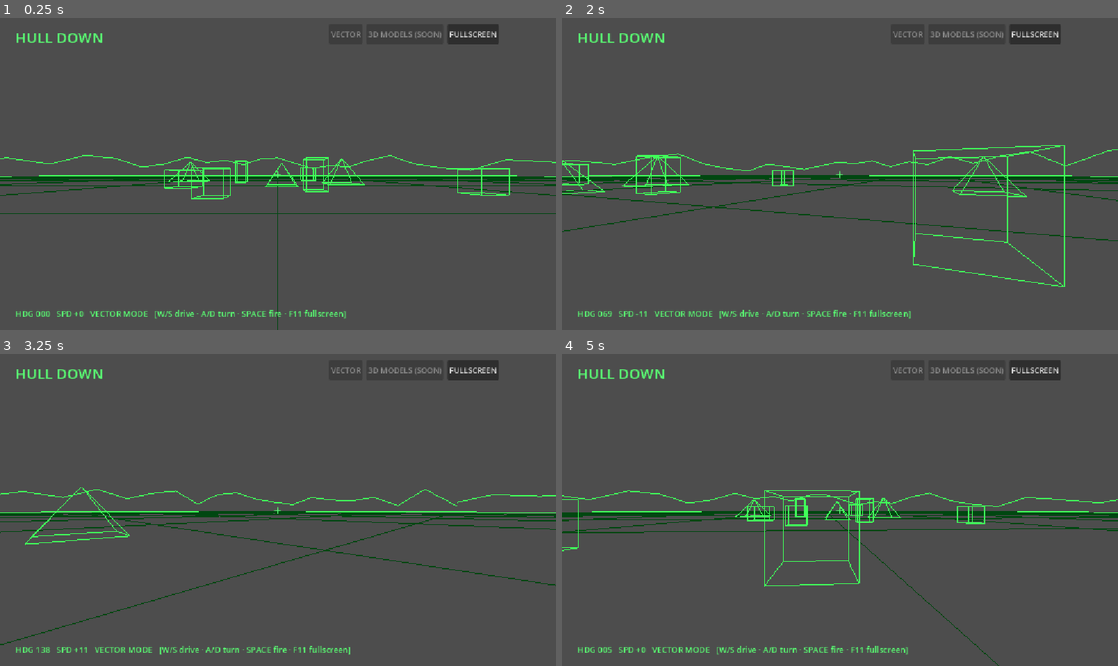
Above: before the commit, frames 1-4 (two rows, left to right).
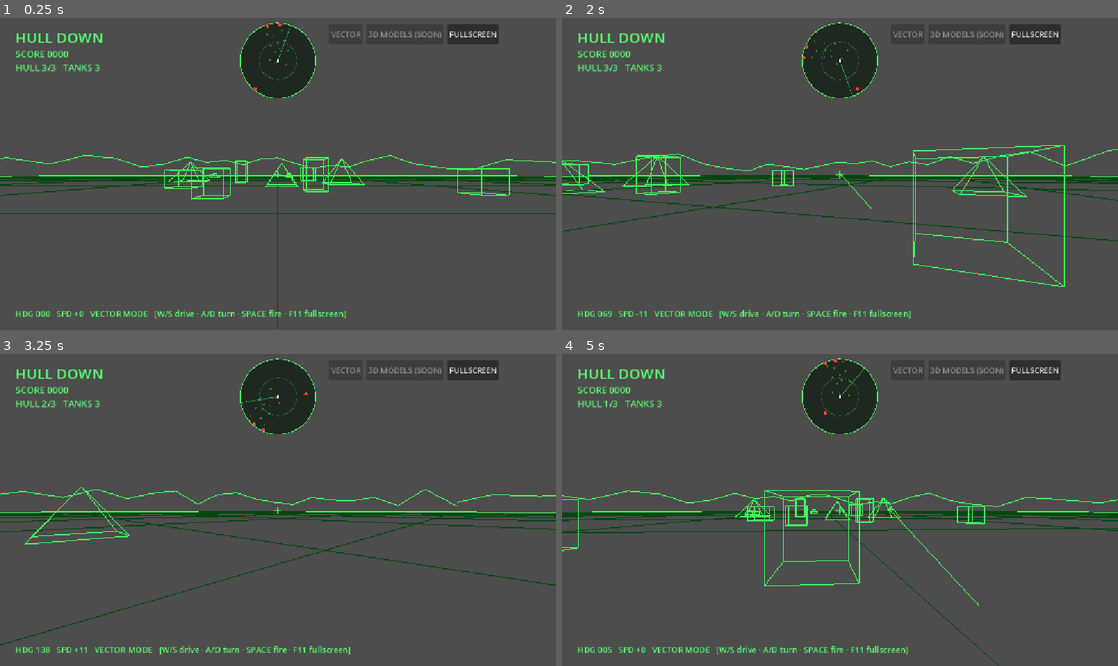
Above: after the commit, the same moments.

Repository: NomadtheGrey/hull-down
Game: Godot game, scene res://main.tscn
Two runs of this game, one before a commit and one after it. Both use one fixed random seed, a clock stepped at 60 frames per second and the inputs below.
Inputs (mouse positions are in pixels of both pictures, inside the frame that each line leads up to):
- Up to frame 1 (0.25 s): no input
- Up to frame 2 (2 s): tap Enter at 0.5, 0.6, 1.55 s; move the mouse to (962, 158) at 0.52 s; hold D 0.53-1.28 s; hold Space 0.53-1.28 s; click (962, 158) at 0.67 s; move the mouse to (728, 189) at 1.27 s; hold S from 1.28 s (still down); tap Space at 1.35, 1.52, 1.82 s; click (728, 189) at 1.42 s
- Up to frame 3 (3.25 s): move the mouse to (333, 441) at 2.02 s; release S at 2.03 s; hold D 2.03-2.78 s; hold Space 2.03-2.78 s; tap Enter at 2.1, 2.85 s; click (333, 441) at 2.17 s; move the mouse to (250, 572) at 2.77 s; hold W from 2.78 s (still down); click (250, 572) at 2.92 s; tap Space at 3.02 s
- Up to frame 4 (5 s): tap Space at 3.32, 4.52, 4.82 s; move the mouse to (1006, 556) at 3.52 s; release W at 3.53 s; hold Space 3.53-4.28 s; hold A from 3.53 s (still down); click (1006, 556) at 3.67 s; move the mouse to (673, 463) at 4.27 s; tap Enter at 4.35 s; click (673, 463) at 4.42 s

The runs differ from the first frame. In frame 1, 2.9% of the frame differs, in the area x 2-57%, y 1-52%; in frame 2, 2.9%; in frame 3, 2.9%; in frame 4, 3.0%, in the area x 2-75%, y 1-81%.

Commit message:
Vector build 2: visible cannon fire fix, bot enemies, radar scope, score/lives

Diff:
--- a/main.gd
+++ b/main.gd
@@ -1,28 +1,37 @@
 extends Node3D
 ## Hull Down — game logic (renderer-agnostic).
-## This script owns the world state: the player's tank, the obstacles,
-## movement, collision and the cannon. It knows nothing about how the
-## world is drawn. vector_renderer.gd reads this state and draws the
-## vector mode; the future 3D-model mode will read the same state.
+## Owns all world state: the player's tank, obstacles, bot enemies,
+## movement, collision, the cannon, score and lives. It knows nothing
+## about how the world is drawn: vector_renderer.gd draws this state
+## as lines today; the future 3D-model mode reads the same state.
 ##
-## Controls (laptop): W/S or Up/Down drive, A/D or Left/Right turn,
-## Space fires, F11 toggles fullscreen. Touch controls come later.
+## Controls: W/S or Up/Down drive, A/D or Left/Right turn, Space or
+## left mouse button fires, F11 toggles fullscreen.
 
 const WORLD_RADIUS := 115.0
 const TANK_RADIUS := 1.3
 const MOVE_SPEED := 11.0
-const TURN_SPEED := 1.6 # radians per second
+const TURN_SPEED := 1.6
 const FIRE_RANGE := 140.0
 const FIRE_COOLDOWN := 0.35
-
-var heading := 0.0 # 0 faces -Z; rotation.y of the tank
+const ENEMY_COUNT := 3
+const ENEMY_SPEED := 5.5
+const ENEMY_TURN := 1.1
+const ENEMY_FIRE_RANGE := 58.0
+const ENEMY_RADIUS := 1.4
+const HULL_MAX := 3
+
+var heading := 0.0
 var speed_now := 0.0
 var fire_cooldown := 0.0
-var tracer_time := 0.0
-
-# The world. kind: "box" or "pyramid". pos is the centre on the ground
-# plane; size is footprint/depth for boxes (x, height, z); for pyramids
-# size.x is the base width and size.y the height.
+var reticle_flash := 0.0
+var score := 0
+var hull := HULL_MAX
+var tanks_left := 3
+var game_over := false
+var respawn_timer := 0.0
+var rng := RandomNumberGenerator.new()
+
 var obstacles: Array[Dictionary] = [
 	{"kind": "box", "pos": Vector3(-4.5, 0, -6), "size": Vector3(2, 2, 2)},
 	{"kind": "box", "pos": Vector3(3.5, 0, -11), "size": Vector3(2, 3, 2)},
@@ -38,26 +47,43 @@
 	{"kind": "box", "pos": Vector3(-13, 0, 7), "size": Vector3(2, 2, 2)},
 ]
 
+var enemies: Array[Dictionary] = []
+
 @onready var tank: Node3D = $Tank
 @onready var camera: Camera3D = $Tank/Camera3D
 @onready var renderer: Node3D = $VectorWorld
 @onready var status: Label = $HUD/Status
+@onready var score_label: Label = $HUD/Score
+@onready var hull_label: Label = $HUD/Hull
+@onready var reticle: Label = $HUD/Reticle
+@onready var gameover_label: Label = $HUD/GameOver
+@onready var radar: Control = $HUD/Radar
 @onready var vector_btn: Button = $HUD/Options/VectorBtn
 @onready var model_btn: Button = $HUD/Options/ModelBtn
 @onready var full_btn: Button = $HUD/Options/FullBtn
 
 
 func _ready() -> void:
+	rng.randomize()
 	renderer.build_world(obstacles)
+	renderer.set_enemies(enemies)
 	vector_btn.disabled = true # the active mode: shown, not clickable
 	model_btn.disabled = true # Adam's pin: 3D option disabled until populated
 	full_btn.pressed.connect(toggle_fullscreen)
+	reticle.pivot_offset = reticle.size * 0.5
+	for i in ENEMY_COUNT:
+		_spawn_enemy()
+	_update_score_hud()
 
 
 func _unhandled_input(event: InputEvent) -> void:
 	if event is InputEventKey and event.pressed and not event.echo:
 		if event.keycode == KEY_F11:
 			toggle_fullscreen()
+		elif event.keycode == KEY_ENTER and game_over:
+			_restart()
+	elif event is InputEventMouseButton and event.pressed and event.button_index == MOUSE_BUTTON_LEFT:
+		_fire()
 
 
 func toggle_fullscreen() -> void:
@@ -68,7 +94,17 @@
 
 
 func _process(delta: float) -> void:
-	# --- turning ---
+	fire_cooldown = maxf(fire_cooldown - delta, 0.0)
+	if reticle_flash > 0.0:
+		reticle_flash = maxf(reticle_flash - delta * 5.0, 0.0)
+		reticle.scale = Vector2.ONE * (1.0 + reticle_flash * 0.7)
+
+	if game_over:
+		renderer.update_enemies()
+		radar.set_state(tank.position, heading, enemies, obstacles)
+		return
+
+	# --- player turning & driving ---
 	var turn := 0.0
 	if Input.is_physical_key_pressed(KEY_A) or Input.is_physical_key_pressed(KEY_LEFT):
 		turn += 1.0
@@ -76,7 +112,6 @@
 		turn -= 1.0
 	heading += turn * TURN_SPEED * delta
 
-	# --- driving ---
 	var drive := 0.0
 	if Input.is_physical_key_pressed(KEY_W) or Input.is_physical_key_pressed(KEY_UP):
 		drive += 1.0
@@ -85,33 +120,196 @@
 	speed_now = drive * MOVE_SPEED
 	var forward := Vector3(-sin(heading), 0, -cos(heading))
 	var pos := tank.position + forward * speed_now * delta
-
-	# Keep the tank on the plain.
 	if Vector2(pos.x, pos.z).length() > WORLD_RADIUS:
 		var clamped := Vector2(pos.x, pos.z).limit_length(WORLD_RADIUS)
 		pos.x = clamped.x
 		pos.z = clamped.y
-
-	tank.position = _resolve_collisions(pos)
+	tank.position = _resolve_collisions(pos, TANK_RADIUS)
 	tank.rotation.y = heading
 
-	# --- cannon ---
-	fire_cooldown = maxf(fire_cooldown - delta, 0.0)
-	if Input.is_physical_key_pressed(KEY_SPACE) and fire_cooldown <= 0.0:
+	if Input.is_physical_key_pressed(KEY_SPACE):
 		_fire()
-	if tracer_time > 0.0:
-		tracer_time -= delta
-		if tracer_time <= 0.0:
-			renderer.clear_tracer()
-
-	# --- HUD ---
+
+	# --- enemies ---
+	if respawn_timer > 0.0:
+		respawn_timer -= delta
+		if respawn_timer <= 0.0 and enemies.size() < ENEMY_COUNT:
+			_spawn_enemy()
+	_update_enemies(delta)
+	renderer.update_enemies()
+	radar.set_state(tank.position, heading, enemies, obstacles)
+
 	var compass := int(round(rad_to_deg(-heading))) % 360
 	if compass < 0:
 		compass += 360
 	status.text = "HDG %03d   SPD %+.0f   VECTOR MODE   [W/S drive · A/D turn · SPACE fire · F11 fullscreen]" % [compass, speed_now]
 
 
-func _resolve_collisions(pos: Vector3) -> Vector3:
+# ---------------------------------------------------------------- cannon
+
+func _fire() -> void:
+	if game_over or fire_cooldown > 0.0:
+		return
+	fire_cooldown = FIRE_COOLDOWN
+	reticle_flash = 1.0
+	var origin := camera.global_position
+	var dir := -camera.global_transform.basis.z
+	var best := FIRE_RANGE
+	var hit_enemy: Dictionary = {}
+	for ob in obstacles:
+		var t := _ray_aabb(origin, dir, ob)
+		if t > 0.0 and t < best:
+			best = t
+	for e in enemies:
+		var box := {"kind": "box", "pos": e["pos"], "size": Vector3(2.6, 1.8, 2.6)}
+		var t := _ray_aabb(origin, dir, box)
+		if t > 0.0 and t < best:
+			best = t
+			hit_enemy = e
+	var end := origin + dir * best
+	# The tracer starts at the gun, low and right of the eye — a shot
+	# drawn from the eye down its own axis projects to an invisible dot
+	# (that was build 1's "Space doesn't fire" bug: it fired, unseen).
+	var muzzle := origin + camera.global_transform.basis.x * 0.45 - camera.global_transform.basis.y * 0.5 + dir * 1.2
+	renderer.add_tracer(muzzle, end, false)
+	renderer.add_burst(end, 0.8)
+	if not hit_enemy.is_empty():
+		_kill_enemy(hit_enemy)
+
+
+func _kill_enemy(e: Dictionary) -> void:
+	renderer.add_burst(e["pos"] + Vector3(0, 1.0, 0), 2.2)
+	enemies.erase(e)
+	score += 100
+	respawn_timer = 2.0
+	_update_score_hud()
+
+
+func _enemy_fire(e: Dictionary) -> void:
+	var origin: Vector3 = e["pos"] + Vector3(0, 1.1, 0)
+	var target := tank.position + Vector3(0, 1.0, 0)
+	var dir := (target - origin).normalized()
+	# A fair spread, not an oracle: rotate the aim a touch at random.
+	var spread := rng.randf_range(-0.045, 0.045)
+	dir = dir.rotated(Vector3.UP, spread)
+	var blocked := FIRE_RANGE
+	for ob in obstacles:
+		var t := _ray_aabb(origin, dir, ob)
+		if t > 0.0 and t < blocked:
+			blocked = t
+	var dist := origin.distance_to(target)
+	var end := origin + dir * minf(blocked, FIRE_RANGE)
+	# Does the shot pass through the player?
+	var t_ca := (target - origin).dot(dir)
+	var hit := false
+	if t_ca > 0.0 and t_ca < blocked:
+		var closest := origin + dir * t_ca
+		if closest.distance_to(target) < 1.6:
+			hit = true
+			end = closest
+	renderer.add_tracer(origin, end, true)
+	renderer.add_burst(end, 0.6)
+	if hit:
+		_player_hit()
+
+
+func _player_hit() -> void:
+	hull -= 1
+	_update_score_hud()
+	if hull > 0:
+		return
+	tanks_left -= 1
+	renderer.add_burst(tank.position + Vector3(0, 1.0, 0), 3.0)
+	if tanks_left <= 0:
+		game_over = true
+		gameover_label.visible = true
+		_update_score_hud()
+		return
+	# Fresh tank at the spawn plain; enemies keep the field but their
+	# guns go quiet briefly so the respawn isn't an instant second death.
+	hull = HULL_MAX
+	tank.position = Vector3(0, 0, 8)
+	heading = 0.0
+	for e in enemies:
+		e["cooldown"] = maxf(float(e["cooldown"]), 2.0)
+	_update_score_hud()
+
+
+func _restart() -> void:
+	score = 0
+	hull = HULL_MAX
+	tanks_left = 3
+	game_over = false
+	gameover_label.visible = false
+	tank.position = Vector3(0, 0, 8)
+	heading = 0.0
+	enemies.clear()
+	for i in ENEMY_COUNT:
+		_spawn_enemy()
+	_update_score_hud()
+
+
+func _update_score_hud() -> void:
+	score_label.text = "SCORE %04d" % score
+	hull_label.text = "HULL %d/%d   TANKS %d" % [maxi(hull, 0), HULL_MAX, maxi(tanks_left, 0)]
+
+
+# ---------------------------------------------------------------- enemies
+
+func _spawn_enemy() -> void:
+	for attempt in 12:
+		var a := rng.randf_range(0.0, TAU)
+		var d := rng.randf_range(55.0, 85.0)
+		var p := tank.position + Vector3(sin(a) * d, 0, cos(a) * d)
+		if Vector2(p.x, p.z).length() > WORLD_RADIUS - 5.0:
+			continue
+		var clear := true
+		for ob in obstacles:
+			var s: Vector3 = ob["size"]
+			if absf(p.x - ob["pos"].x) < s.x * 0.5 + 2.5 and absf(p.z - ob["pos"].z) < s.x * 0.5 + 2.5:
+				clear = false
+		if clear:
+			enemies.append({"pos": p, "heading": rng.randf_range(0.0, TAU), "cooldown": rng.randf_range(1.0, 2.5)})
+			return
+	enemies.append({"pos": Vector3(40, 0, -40), "heading": 0.0, "cooldown": 2.0})
+
+
+func _update_enemies(delta: float) -> void:
+	for e in enemies:
+		var pos: Vector3 = e["pos"]
+		var to_player := tank.position - pos
+		to_player.y = 0
+		var dist := to_player.length()
+		var dir := to_player / maxf(dist, 0.001)
+		var desired := atan2(-dir.x, -dir.z)
+		# Crude obstacle sense: something dead ahead, steer off it.
+		var fwd := Vector3(-sin(float(e["heading"])), 0, -cos(float(e["heading"])))
+		var probe := pos + fwd * 5.5
+		for ob in obstacles:
+			var s: Vector3 = ob["size"]
+			var depth := s.z if ob["kind"] == "box" else s.x
+			if absf(probe.x - ob["pos"].x) < s.x * 0.5 + 1.6 and absf(probe.z - ob["pos"].z) < depth * 0.5 + 1.6:
+				desired += 0.9
+				break
+		var diff := angle_difference(float(e["heading"]), desired)
+		e["heading"] = float(e["heading"]) + clampf(diff, -ENEMY_TURN * delta, ENEMY_TURN * delta)
+		if dist > 4.0:
+			fwd = Vector3(-sin(float(e["heading"])), 0, -cos(float(e["heading"])))
+			var next := pos + fwd * ENEMY_SPEED * delta
+			if Vector2(next.x, next.z).length() > WORLD_RADIUS:
+				var cl := Vector2(next.x, next.z).limit_length(WORLD_RADIUS)
+				next.x = cl.x
+				next.z = cl.y
+			e["pos"] = _resolve_collisions(next, ENEMY_RADIUS)
+		e["cooldown"] = float(e["cooldown"]) - delta
+		if float(e["cooldown"]) <= 0.0 and dist < ENEMY_FIRE_RANGE:
+			_enemy_fire(e)
+			e["cooldown"] = rng.randf_range(1.7, 3.0)
+
+
+# ---------------------------------------------------------------- geometry
+
+func _resolve_collisions(pos: Vector3, radius: float) -> Vector3:
 	for ob in obstacles:
 		var c: Vector3 = ob["pos"]
 		var s: Vector3 = ob["size"]
@@ -120,27 +318,14 @@
 		var closest := Vector3(clampf(pos.x, c.x - hx, c.x + hx), 0, clampf(pos.z, c.z - hz, c.z + hz))
 		var diff := Vector2(pos.x - closest.x, pos.z - closest.z)
 		var dist := diff.length()
-		if dist < TANK_RADIUS:
+		if dist < radius:
 			if dist > 0.001:
-				var pushed := Vector2(closest.x, closest.z) + diff.normalized() * TANK_RADIUS
+				var pushed := Vector2(closest.x, closest.z) + diff.normalized() * radius
 				pos.x = pushed.x
 				pos.z = pushed.y
 			else:
-				pos.x = c.x + hx + TANK_RADIUS
+				pos.x = c.x + hx + radius
 	return pos
-
-
-func _fire() -> void:
-	fire_cooldown = FIRE_COOLDOWN
-	tracer_time = 0.09
-	var origin := camera.global_position
-	var dir := -camera.global_transform.basis.z
-	var best := FIRE_RANGE
-	for ob in obstacles:
-		var t := _ray_aabb(origin, dir, ob)
-		if t > 0.0 and t < best:
-			best = t
-	renderer.show_tracer(origin + dir * 1.5, origin + dir * best)
 
 
 # Slab-method ray vs an obstacle's 3D bounding box. Returns distance or -1.
--- a/main.tscn
+++ b/main.tscn
@@ -1,7 +1,8 @@
-[gd_scene load_steps=3 format=3]
+[gd_scene load_steps=4 format=3]
 
 [ext_resource type="Script" path="res://main.gd" id="1_main"]
 [ext_resource type="Script" path="res://vector_renderer.gd" id="2_vec"]
+[ext_resource type="Script" path="res://radar.gd" id="3_rad"]
 
 [node name="Main" type="Node3D"]
 script = ExtResource("1_main")
@@ -26,6 +27,24 @@
 theme_override_font_sizes/font_size = 30
 text = "HULL DOWN"
 
+[node name="Score" type="Label" parent="HUD"]
+offset_left = 32.0
+offset_top = 62.0
+offset_right = 500.0
+offset_bottom = 90.0
+theme_override_colors/font_color = Color(0.35, 1, 0.45, 1)
+theme_override_font_sizes/font_size = 19
+text = "SCORE 0000"
+
+[node name="Hull" type="Label" parent="HUD"]
+offset_left = 32.0
+offset_top = 90.0
+offset_right = 500.0
+offset_bottom = 118.0
+theme_override_colors/font_color = Color(0.35, 1, 0.45, 1)
+theme_override_font_sizes/font_size = 19
+text = "HULL 3/3   TANKS 3"
+
 [node name="Status" type="Label" parent="HUD"]
 anchor_top = 1.0
 anchor_bottom = 1.0
@@ -46,6 +65,28 @@
 horizontal_alignment = 1
 vertical_alignment = 1
 
+[node name="Radar" type="Control" parent="HUD"]
+anchor_left = 0.5
+anchor_right = 0.5
+offset_left = -80.0
+offset_top = 10.0
+offset_right = 80.0
+offset_bottom = 170.0
+mouse_filter = 2
+script = ExtResource("3_rad")
+
+[node name="GameOver" type="Label" parent="HUD"]
+visible = false
+anchor_right = 1.0
+anchor_bottom = 1.0
+theme_override_colors/font_color = Color(1, 0.4, 0.3, 1)
+theme_override_font_sizes/font_size = 38
+text = "GAME OVER
+
+Press ENTER to restart"
+horizontal_alignment = 1
+vertical_alignment = 1
+
 [node name="Options" type="HBoxContainer" parent="HUD"]
 anchor_left = 1.0
 anchor_right = 1.0
@@ -56,10 +97,13 @@
 theme_override_constants/separation = 8
 
 [node name="VectorBtn" type="Button" parent="HUD/Options"]
+focus_mode = 0
 text = "VECTOR"
 
 [node name="ModelBtn" type="Button" parent="HUD/Options"]
+focus_mode = 0
 text = "3D MODELS (SOON)"
 
 [node name="FullBtn" type="Button" parent="HUD/Options"]
+focus_mode = 0
 text = "FULLSCREEN"
--- /dev/null
+++ b/radar.gd
@@ -0,0 +1,61 @@
+extends Control
+## Hull Down — radar scope.
+## Heading-up circular scope: the player sits at the centre, the top
+## of the scope is where the tank faces. Enemy tanks are red blips,
+## obstacles faint green, and a sweep arm rotates. Pure HUD: main.gd
+## hands it state each frame via set_state; it decides nothing.
+
+const RANGE := 60.0
+
+var _player := Vector3.ZERO
+var _heading := 0.0
+var _enemies: Array = []
+var _obstacles: Array = []
+var _sweep := 0.0
+
+
+func set_state(player: Vector3, heading: float, enemies: Array, obstacles: Array) -> void:
+	_player = player
+	_heading = heading
+	_enemies = enemies
+	_obstacles = obstacles
+
+
+func _process(delta: float) -> void:
+	_sweep = fmod(_sweep + delta * 1.4, TAU)
+	queue_redraw()
+
+
+func _blip(target: Vector3, center: Vector2, scale: float) -> Vector2:
+	# Rotate the world offset into the tank's frame: forward becomes up.
+	var rel := target - _player
+	var fwd := Vector2(-sin(_heading), -cos(_heading)) # in XZ
+	var right := Vector2(cos(_heading), -sin(_heading))
+	var rel2 := Vector2(rel.x, rel.z)
+	var sx := rel2.dot(right)
+	var sy := rel2.dot(fwd)
+	var p := center + Vector2(sx, -sy) * scale
+	var max_r := size.x * 0.5 - 5.0
+	if (p - center).length() > max_r:
+		p = center + (p - center).normalized() * max_r
+	return p
+
+
+func _draw() -> void:
+	var center := size * 0.5
+	var r := size.x * 0.5 - 2.0
+	var scale := r / RANGE
+	var green := Color(0.3, 1.0, 0.4)
+	draw_circle(center, r, Color(0.0, 0.06, 0.01, 0.6))
+	draw_arc(center, r, 0, TAU, 64, green, 1.5)
+	draw_arc(center, r * 0.5, 0, TAU, 48, Color(0.3, 1.0, 0.4, 0.35), 1.0)
+	# Sweep arm.
+	draw_line(center, center + Vector2(sin(_sweep), -cos(_sweep)) * r, Color(0.3, 1.0, 0.4, 0.5), 1.5)
+	# Obstacles, faint.
+	for ob in _obstacles:
+		draw_circle(_blip(ob["pos"], center, scale), 2.0, Color(0.3, 1.0, 0.4, 0.4))
+	# Enemies, red — the whole point of the scope.
+	for e in _enemies:
+		draw_circle(_blip(e["pos"], center, scale), 3.5, Color(1.0, 0.25, 0.2))
+	# The player, centre.
+	draw_circle(center, 3.0, Color(0.9, 1.0, 0.9))
--- a/vector_renderer.gd
+++ b/vector_renderer.gd
@@ -1,16 +1,20 @@
 extends Node3D
 ## Hull Down — VECTOR mode renderer.
-## Draws the world state owned by main.gd as bright green line work:
-## a dim ground grid, box and pyramid obstacles, and a jagged mountain
-## ring on the horizon. Everything is ImmediateMesh line pairs with an
-## unshaded material — the closest a raster screen gets to the 1980
-## vector display. The future 3D-model renderer will sit beside this
-## one and read the same state; neither touches the game logic.
+## Draws the world state owned by main.gd as phosphor line work:
+## a dim ground grid, box and pyramid obstacles, a jagged mountain
+## ring on the horizon (static mesh), plus per-frame dynamic lines —
+## enemy tanks, cannon tracers and impact bursts. Everything is
+## ImmediateMesh line pairs with unshaded materials. The future
+## 3D-model renderer will sit beside this one and read the same state.
 
 var _bright: StandardMaterial3D
 var _dim: StandardMaterial3D
-var _tracer_mesh: ImmediateMesh
-var _tracer_instance: MeshInstance3D
+var _amber: StandardMaterial3D
+var _enemies_ref: Array = []
+var _tracers: Array[Dictionary] = [] # {from, to, ttl, max, amber}
+var _bursts: Array[Dictionary] = [] # {pos, ttl, max, size}
+var _dyn_green: ImmediateMesh
+var _dyn_amber: ImmediateMesh
 
 
 func _ready() -> void:
@@ -20,15 +24,26 @@
 	_dim = StandardMaterial3D.new()
 	_dim.shading_mode = BaseMaterial3D.SHADING_MODE_UNSHADED
 	_dim.albedo_color = Color(0.02, 0.28, 0.08)
-	_tracer_mesh = ImmediateMesh.new()
-	_tracer_instance = MeshInstance3D.new()
-	_tracer_instance.mesh = _tracer_mesh
-	_tracer_instance.material_override = _bright
-	add_child(_tracer_instance)
+	_amber = StandardMaterial3D.new()
+	_amber.shading_mode = BaseMaterial3D.SHADING_MODE_UNSHADED
+	_amber.albedo_color = Color(1.0, 0.45, 0.15)
+	_dyn_green = ImmediateMesh.new()
+	var gi := MeshInstance3D.new()
+	gi.mesh = _dyn_green
+	gi.material_override = _bright
+	add_child(gi)
+	_dyn_amber = ImmediateMesh.new()
+	var ai := MeshInstance3D.new()
+	ai.mesh = _dyn_amber
+	ai.material_override = _amber
+	add_child(ai)
+
+
+func set_enemies(enemies: Array) -> void:
+	_enemies_ref = enemies
 
 
 func build_world(obstacles: Array) -> void:
-	# Obstacles + mountains in the bright mesh.
 	var mesh := ImmediateMesh.new()
 	mesh.surface_begin(Mesh.PRIMITIVE_LINES)
 	for ob in obstacles:
@@ -43,7 +58,6 @@
 	inst.material_override = _bright
 	add_child(inst)
 
-	# Ground grid in the dim mesh — sells the sense of motion.
 	var grid := ImmediateMesh.new()
 	grid.surface_begin(Mesh.PRIMITIVE_LINES)
 	var ext := 120
@@ -62,6 +76,100 @@
 	add_child(ginst)
 
 
+func add_tracer(from: Vector3, to: Vector3, amber: bool) -> void:
+	_tracers.append({"from": from, "to": to, "ttl": 0.16, "max": 0.16, "amber": amber})
+
+
+func add_burst(pos: Vector3, size: float) -> void:
+	_bursts.append({"pos": pos, "ttl": 0.3, "max": 0.3, "size": size})
+
+
+## Called by main every frame; ages effects and rebuilds dynamic lines.
+func update_enemies() -> void:
+	pass # kept as main's per-frame hook; the work happens in _process
+
+
+func _process(delta: float) -> void:
+	_dyn_green.clear_surfaces()
+	_dyn_amber.clear_surfaces()
+
+	# Enemy tanks.
+	_dyn_green.surface_begin(Mesh.PRIMITIVE_LINES)
+	for e in _enemies_ref:
+		_tank(_dyn_green, e["pos"], float(e["heading"]))
+	# Player tracers and all bursts burn green.
+	for t in _tracers:
+		if not bool(t["amber"]):
+			_dyn_green.surface_add_vertex(t["from"])
+			_dyn_green.surface_add_vertex(t["to"])
+	for b in _bursts:
+		_burst_lines(_dyn_green, b)
+	_dyn_green.surface_end()
+
+	# Enemy tracers burn amber so danger reads at a glance.
+	var any_amber := false
+	for t in _tracers:
+		if bool(t["amber"]):
+			if not any_amber:
+				_dyn_amber.surface_begin(Mesh.PRIMITIVE_LINES)
+				any_amber = true
+			_dyn_amber.surface_add_vertex(t["from"])
+			_dyn_amber.surface_add_vertex(t["to"])
+	if any_amber:
+		_dyn_amber.surface_end()
+
+	# Age effects.
+	for i in range(_tracers.size() - 1, -1, -1):
+		_tracers[i]["ttl"] = float(_tracers[i]["ttl"]) - delta
+		if float(_tracers[i]["ttl"]) <= 0.0:
+			_tracers.remove_at(i)
+	for i in range(_bursts.size() - 1, -1, -1):
+		_bursts[i]["ttl"] = float(_bursts[i]["ttl"]) - delta
+		if float(_bursts[i]["ttl"]) <= 0.0:
+			_bursts.remove_at(i)
+
+
+func _tank(mesh: ImmediateMesh, pos: Vector3, h: float) -> void:
+	# A low hull, a turret, and a barrel — read as a tank in 14 lines.
+	var local := [
+		# hull: bottom rectangle, top rectangle, uprights
+		Vector3(-1.1, 0.25, -1.4), Vector3(1.1, 0.25, -1.4), Vector3(1.1, 0.25, 1.4), Vector3(-1.1, 0.25, 1.4),
+		Vector3(-1.1, 0.95, -1.4), Vector3(1.1, 0.95, -1.4), Vector3(1.1, 0.95, 1.4), Vector3(-1.1, 0.95, 1.4),
+		# turret
+		Vector3(-0.55, 0.95, -0.3), Vector3(0.55, 0.95, -0.3), Vector3(0.55, 0.95, 0.7), Vector3(-0.55, 0.95, 0.7),
+		Vector3(-0.55, 1.45, -0.3), Vector3(0.55, 1.45, -0.3), Vector3(0.55, 1.45, 0.7), Vector3(-0.55, 1.45, 0.7),
+	]
+	var edges := [
+		[0, 1], [1, 2], [2, 3], [3, 0], [4, 5], [5, 6], [6, 7], [7, 4],
+		[0, 4], [1, 5], [2, 6], [3, 7],
+		[8, 9], [9, 10], [10, 11], [11, 8], [12, 13], [13, 14], [14, 15], [15, 12],
+		[8, 12], [9, 13], [10, 14], [11, 15],
+	]
+	for e in edges:
+		mesh.surface_add_vertex(_to_world(local[e[0]], pos, h))
+		mesh.surface_add_vertex(_to_world(local[e[1]], pos, h))
+	# Barrel: from the turret's front face, forward.
+	mesh.surface_add_vertex(_to_world(Vector3(0, 1.2, -0.3), pos, h))
+	mesh.surface_add_vertex(_to_world(Vector3(0, 1.2, -2.2), pos, h))
+
+
+func _to_world(v: Vector3, pos: Vector3, h: float) -> Vector3:
+	return pos + Vector3(v.x * cos(h) + v.z * sin(h), v.y, -v.x * sin(h) + v.z * cos(h))
+
+
+func _burst_lines(mesh: ImmediateMesh, b: Dictionary) -> void:
+	var frac := 1.0 - float(b["ttl"]) / float(b["max"])
+	var r := float(b["size"]) * (0.3 + frac * 0.9)
+	var c: Vector3 = b["pos"]
+	var dirs := [
+		Vector3(1, 0, 0), Vector3(-1, 0, 0), Vector3(0, 0, 1), Vector3(0, 0, -1),
+		Vector3(0.7, 0.7, 0), Vector3(-0.7, 0.7, 0), Vector3(0, 0.8, 0.7), Vector3(0, 0.8, -0.7),
+	]
+	for d in dirs:
+		mesh.surface_add_vertex(c)
+		mesh.surface_add_vertex(c + d * r)
+
+
 func _box(mesh: ImmediateMesh, c: Vector3, s: Vector3) -> void:
 	var hx := s.x * 0.5
 	var hz := s.z * 0.5
@@ -93,7 +201,6 @@
 
 
 func _mountains(mesh: ImmediateMesh) -> void:
-	# A closed jagged ring at the horizon, deterministic heights.
 	var radius := 190.0
 	var count := 72
 	var prev := Vector3.ZERO
@@ -106,21 +213,8 @@
 			mesh.surface_add_vertex(prev)
 			mesh.surface_add_vertex(p)
 		prev = p
-	# A horizon ring at ground level, so the peaks sit on a horizon.
 	for k in count:
 		var a1 := TAU * float(k) / float(count)
 		var a2 := TAU * float(k + 1) / float(count)
 		mesh.surface_add_vertex(Vector3(sin(a1) * radius, 0.05, cos(a1) * radius))
 		mesh.surface_add_vertex(Vector3(sin(a2) * radius, 0.05, cos(a2) * radius))
-
-
-func show_tracer(from: Vector3, to: Vector3) -> void:
-	_tracer_mesh.clear_surfaces()
-	_tracer_mesh.surface_begin(Mesh.PRIMITIVE_LINES)
-	_tracer_mesh.surface_add_vertex(from)
-	_tracer_mesh.surface_add_vertex(to)
-	_tracer_mesh.surface_end()
-
-
-func clear_tracer() -> void:
-	_tracer_mesh.clear_surfaces()
Not shown, changed: DESIGN.md
